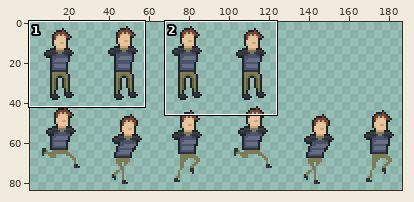
Two versions of one sprite sheet, Assets/Sprites/Players/Player.png. Above: a wide view before the commit, with the close-up outlined.
Close-up. As it was:
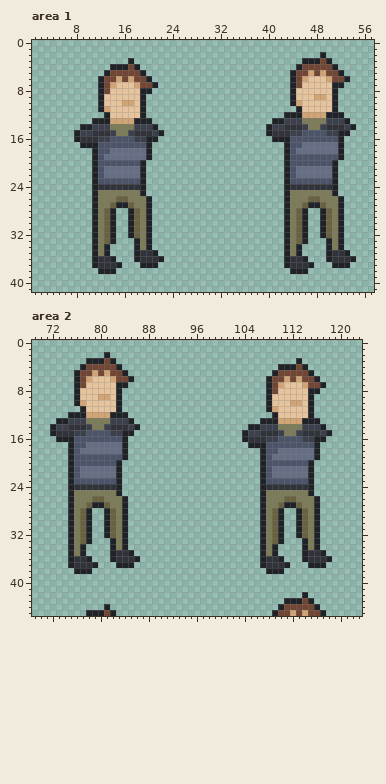
The file is 192x84 pixels. Shown: area 1: x 1..57, y 0..41; area 2: x 69..123, y 0..45. The wide view leaves out empty margins.
Now the later version:
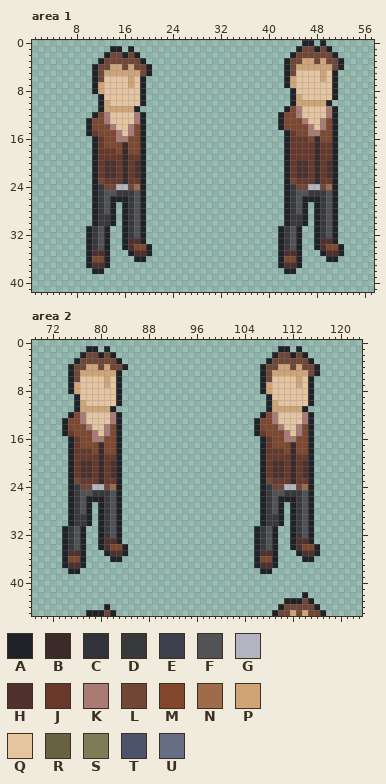
Palette (. is transparent): A #1f2226  B #3b2a29  C #30333a  D #38393b  E #3b404c  F #505255  G #b2b5c1  H #4f302c  J #69382b  K #aa7b75  L #714635  M #80472e  N #9e6c4b  P #d0a474  Q #e6c49e  R #686240  S #7d7c58  T #4c5469  U #656e85
Log entry: Updated player character idle art as well as pistol.
From old to new:
Area 1:
y 0: x 46..47 .. -> AA; x 49 . -> A
y 1: x 14..15 .. -> AA; x 17 . -> A; x 45..50 ...... -> ALLALA
y 2: x 13..18 ...... -> ALLALA; x 44..51 .....A.. -> ALLLLLLA
y 3: x 12..19 .....A.. -> ALLLLLLA; x 43..52 ...AAALA.. -> ALLPPLPLLA
y 4: x 11..20 ...AAALA.. -> ALLPPLPLLA; x 43..52 ..ALLLLLA. -> ALPPPPPPLA
y 5: x 11..20 ..ALLLLLA. -> ALPPPPPPLA; x 43..48 .ALLPL -> ALQQQQ; x 50..52 LLA -> QA.
y 6: x 11..16 .ALLPL -> ALQQQQ; x 18..20 LLA -> QA.; x 43..46 .ALP -> APQQ; x 49..53 QPLLA -> PQA..
y 7: x 11..14 .ALP -> APQQ; x 17..21 QPLLA -> PQA..; x 43..45 .AL -> APQ; x 52 A -> .
y 8: x 11..13 .AL -> APQ; x 20 A -> .
y 9: x 45 Q -> P; x 48..49 PP -> QQ
y 10: x 13 Q -> P; x 16..17 PP -> QQ; x 46..51 QQQQQA -> PPPPA.
y 11: x 14..19 QQQQQA -> PPPPA.; x 43..45 ..A -> AMK; x 50 Q -> K
y 12: x 11..13 ..A -> AMK; x 18 Q -> K; x 42..50 .AAAPPPPA -> AMMKQQQQK; x 52 A -> .
y 13: x 10..18 .AAAPPPPA -> AMMKQQQQK; x 20 A -> .; x 41 A -> .; x 43..53 EEESSSSEEEA -> MMMKQQKMA..
y 14: x 9 A -> .; x 11..21 EEESSSSEEEA -> MMMKQQKMA..; x 40..54 AEECCCESSECCCEA -> ..AMMMMKQKMA...
y 15: x 8..22 AEECCCESSECCCEA -> ..AJMMMKQKMA...; x 40..53 ACCCEETTTTEEAA -> ...AJMMKKMMA..
y 16: x 8..21 ACCCEETTTTEEAA -> ...AJMMKKMMA..; x 41..42 AA -> ..; x 44..52 TTTTTTTTA -> JJJMBMMA.
y 17: x 9..10 AA -> ..; x 12..20 TTTTTTTTA -> JMMMBMMA.; x 44..52 TTUUUUUUA -> JJJJBJJA.
y 18: x 12..20 TTUUUUUUA -> JJJMBMMA.; x 44..52 TUUUUUUUA -> JJJJBJJA.
y 19: x 12..20 TUUUUUUUA -> JJJJBJJA.; x 44..52 TTTTTTTTA -> JJJJBJJA.
y 20: x 12..18 TTTTTTT -> JHHJBJH; x 44..50 TTTTTTT -> JHHJBJH
y 21..22: x 12..18 TUUUUUU -> JHHJBJH; x 44..50 TUUUUUU -> JHHJBJH
y 23: x 12..18 TTTTTTT -> LJJJBJJ; x 44..50 TTTTTTT -> LJJJBJJ
y 24: x 12..18 CCCCCCC -> DLLGGLN; x 44..50 CCCCCCC -> DLLGGLN
y 25: x 12..18 SSSSSSS -> DFFDDDF; x 44..50 SSSSSSS -> DFFDDDF
y 26: x 12..20 SSSRRSSSA -> DFAAADFA.; x 44..52 SSSRRSSSA -> DFAAADFA.
y 27: x 12..15 SSRA -> DFA.; x 17..20 RSSA -> DFA.; x 44..47 SSRA -> DFA.; x 49..52 RSSA -> DFA.
y 28: x 12..13 SR -> DF; x 16..20 .ARSA -> ADFA.; x 44..45 SR -> DF; x 48..52 .ARSA -> ADFA.
y 29..30: x 12..13 SR -> DD; x 16..20 .ARSA -> ADFA.; x 44..45 SR -> DD; x 48..52 .ARSA -> ADFA.
y 31..32: x 10..14 .ASRA -> ADFA.; x 16..20 .ARSA -> ADFA.; x 42..46 .ASRA -> ADFA.; x 48..52 .ARSA -> ADFA.
y 33: x 10..14 .ASRA -> ADFA.; x 16..20 ..ASA -> AHHA.; x 42..46 .ASRA -> ADFA.; x 48..52 ..ASA -> AHHA.
y 34: x 10..12 .AS -> ADF; x 16..19 ..AS -> AHMM; x 42..44 .AS -> ADF; x 48..51 ..AS -> AHMM
y 35: x 10..12 .AS -> AHH; x 17..21 .ACCA -> AHHA.; x 42..44 .AS -> AHH; x 49..53 .ACCA -> AHHA.
y 36: x 10..14 .ACCA -> AMMA.; x 19..22 CCCA -> A...; x 42..46 .ACCA -> AMMA.; x 51..54 CCCA -> A...
y 37: x 10..15 .ACCCA -> AHHA..; x 19..21 AAA -> ...; x 42..47 .ACCCA -> AHHA..; x 51..53 AAA -> ...
y 38: x 11 . -> A; x 13..14 AA -> ..; x 43 . -> A; x 45..46 AA -> ..
Area 2:
y 1: x 78..79 .. -> AA; x 81 . -> A; x 110..111 .. -> AA; x 113 . -> A
y 2: x 77..82 ....A. -> ALLALA; x 109..114 ...... -> ALLALA
y 3: x 76..80 ..AAA -> ALLLL; x 82..83 A. -> LA; x 108..115 .....A.. -> ALLLLLLA
y 4: x 75..79 ..ALL -> ALLPP; x 81 L -> P; x 83..84 A. -> LA; x 107..116 ...AAALA.. -> ALLPPLPLLA
y 5: x 75..78 .ALL -> ALPP; x 80 L -> P; x 82..84 LLA -> PA.; x 107..116 ..ALLLLLA. -> ALPPPPPPLA
y 6: x 75..78 .ALP -> ALQQ; x 81..85 QPLLA -> PQA..; x 107..112 .ALLPL -> ALQQQQ; x 114..116 LLA -> QA.
y 7: x 75..77 .AL -> APQ; x 81 Q -> P; x 84 A -> .; x 107..110 .ALP -> APQQ; x 113..117 QPLLA -> PQA..
y 8: x 75..76 .A -> AP; x 107..109 .AL -> APQ; x 116 A -> .
y 9: x 80..81 PP -> QQ
y 10: x 109 Q -> P; x 112..113 PP -> QQ
y 11: x 76..83 .AQQQQQA -> APPPPPA.; x 110..115 QQQQQA -> PPPPA.
y 12: x 76..82 AAPPPPA -> MKQQQQK; x 84 A -> .; x 107..109 ..A -> AMK; x 114 Q -> K
y 13: x 73 A -> .; x 75..85 EEESSSSEEEA -> MMKQQQQKA..; x 106..114 .AAAPPPPA -> AMMKQQQQK; x 116 A -> .
y 14: x 72..86 AEECCCESSECCCEA -> ..AMMMKQQKMA...; x 105 A -> .; x 107..117 EEESSSSEEEA -> MMMKQQKMA..
y 15: x 72..85 ACCCEETTTTEEAA -> ..AJMMMKQKMA..; x 104..118 AEECCCESSECCCEA -> ..AJMMMKQKMA...
y 16: x 73..74 AA -> ..; x 76..84 TTTTTTTTA -> JMMKKMMA.; x 104..117 ACCCEETTTTEEAA -> ...AJMMKKMMA..
y 17: x 76..84 TTUUUUUUA -> JMMMBMMA.; x 105..106 AA -> ..; x 108..116 TTTTTTTTA -> JMMMBMMA.
y 18: x 76..84 TUUUUUUUA -> JJJMBMMA.; x 108..116 TTUUUUUUA -> JJJMBMMA.
y 19: x 76..84 TTTTTTTTA -> JJJJBJJA.; x 108..116 TUUUUUUUA -> JJJJBJJA.
y 20: x 76..82 TTTTTTT -> JHHJBJH; x 108..114 TTTTTTT -> JHHJBJH
y 21..22: x 76..82 TUUUUUU -> JHHJBJH; x 108..114 TUUUUUU -> JHHJBJH
y 23: x 76..82 TTTTTTT -> LJJJBJJ; x 108..114 TTTTTTT -> LJJJBJJ
y 24: x 76..82 CCCCCCC -> DLLGGLN; x 108..114 CCCCCCC -> DLLGGLN
y 25: x 76..82 SSSSSSS -> DFFDDDF; x 108..114 SSSSSSS -> DFFDDDF
y 26: x 76..84 SSSRRSSSA -> DFAAADFA.; x 108..116 SSSRRSSSA -> DFAAADFA.
y 27: x 76..79 SSRA -> DFA.; x 81..84 RSSA -> DFA.; x 108..111 SSRA -> DFA.; x 113..116 RSSA -> DFA.
y 28: x 76..77 SR -> DF; x 80..84 .ARSA -> ADFA.; x 108..109 SR -> DF; x 112..116 .ARSA -> ADFA.
y 29..30: x 76..77 SR -> DD; x 80..84 .ARSA -> ADFA.; x 108..109 SR -> DD; x 112..116 .ARSA -> ADFA.
y 31..32: x 74..78 .ASRA -> ADFA.; x 80..84 .ARSA -> ADFA.; x 106..110 .ASRA -> ADFA.; x 112..116 .ARSA -> ADFA.
y 33: x 74..78 .ASRA -> ADFA.; x 80..84 ..ASA -> AHHA.; x 106..110 .ASRA -> ADFA.; x 112..116 ..ASA -> AHHA.
y 34: x 74..76 .AS -> ADF; x 80..83 ..AS -> AHMM; x 106..108 .AS -> ADF; x 112..115 ..AS -> AHMM
y 35: x 74..76 .AS -> AHH; x 81..85 .ACCA -> AHHA.; x 106..108 .AS -> AHH; x 113..117 .ACCA -> AHHA.
y 36: x 74..78 .ACCA -> AMMA.; x 83..86 CCCA -> A...; x 106..110 .ACCA -> AMMA.; x 115..118 CCCA -> A...
y 37: x 74..79 .ACCCA -> AHHA..; x 83..85 AAA -> ...; x 106..111 .ACCCA -> AHHA..; x 115..117 AAA -> ...
y 38: x 75 . -> A; x 77..78 AA -> ..; x 107 . -> A; x 109..110 AA -> ..
